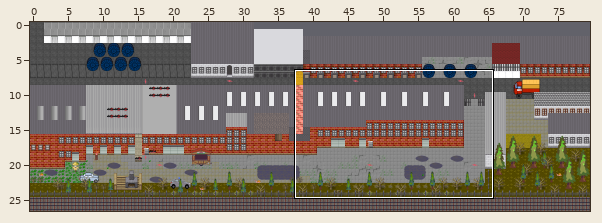
Tiled map (JSON), stored at zl-map/maps/main.json. The picture above shows the old version from afar; the outline marks the close-up.
Close-up. Old version:
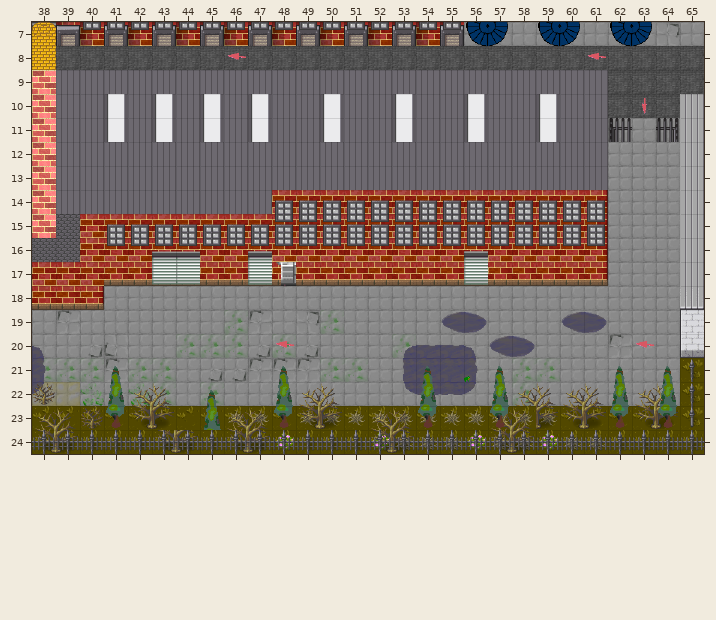
Cells are 32x32 px. Shown: x 38..65, y 7..24. The commit also changed other parts of the map, which this record leaves out.
Now the later version:
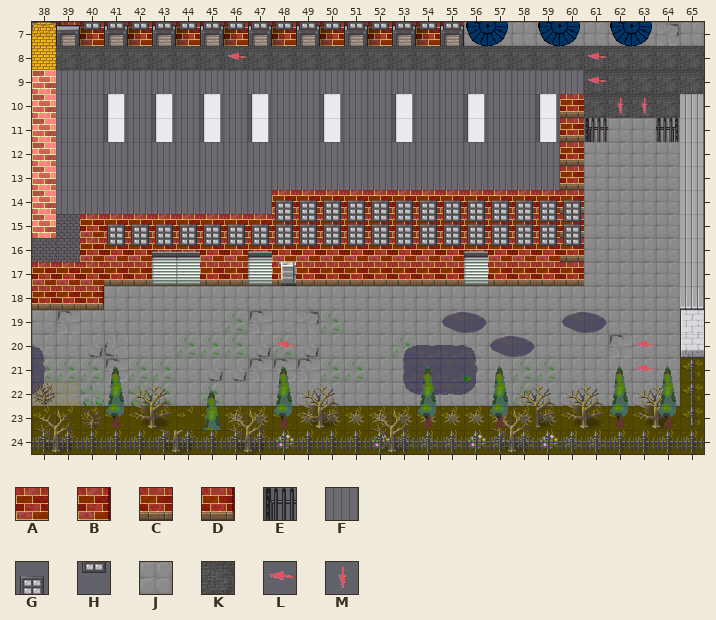
Key: from "fantasy": A 401, B 402, C 409, D 410, E 548, F 565, G 594, H 602; from "floortileset": J 0, K 38; from "z-Labor3232": L 18, M 35.
_ is an empty cell, # one hidden under a higher layer, . an unchanged one.
The edit:
--- layer "ground"
@@ x 61..61 @@
- 9 _
-10 #
-11 #
-12 #
-13 #
-14 #
-15 #
-16 #
-17 #
+ 9 K
+10 K
+11 J
+12 J
+13 J
+14 J
+15 J
+16 J
+17 J
--- layer "houseback"
@@ x 61..61 @@
-17 D
+17 _
--- layer "thingsground"
@@ x 61..62 @@
- 9 _.
-10 ._
-11 _E
+ 9 L.
+10 .M
+11 E_
@@ x 63..63 @@
-21 _
+21 L
--- layer "house"
@@ x 60..61 @@
- 9 .F
-10 FF
-11 FF
-12 FF
-13 FF
-14 AB
-15 AB
-16 AB
+ 9 ._
+10 C_
+11 C_
+12 C_
+13 C_
+14 C_
+15 C_
+16 C_
--- layer "housefront"
@@ x 61..61 @@
-14 G
-15 H
-16 H
+14 _
+15 _
+16 _
--- layer "houseoverfront"
@@ x 61..61 @@
-15 G
-16 H
+15 _
+16 _
Pixel boxes of the changes (left, top, right, bottom) in both close-ups:
changed: (560, 70, 632, 286)
added: (636, 365, 654, 372)
